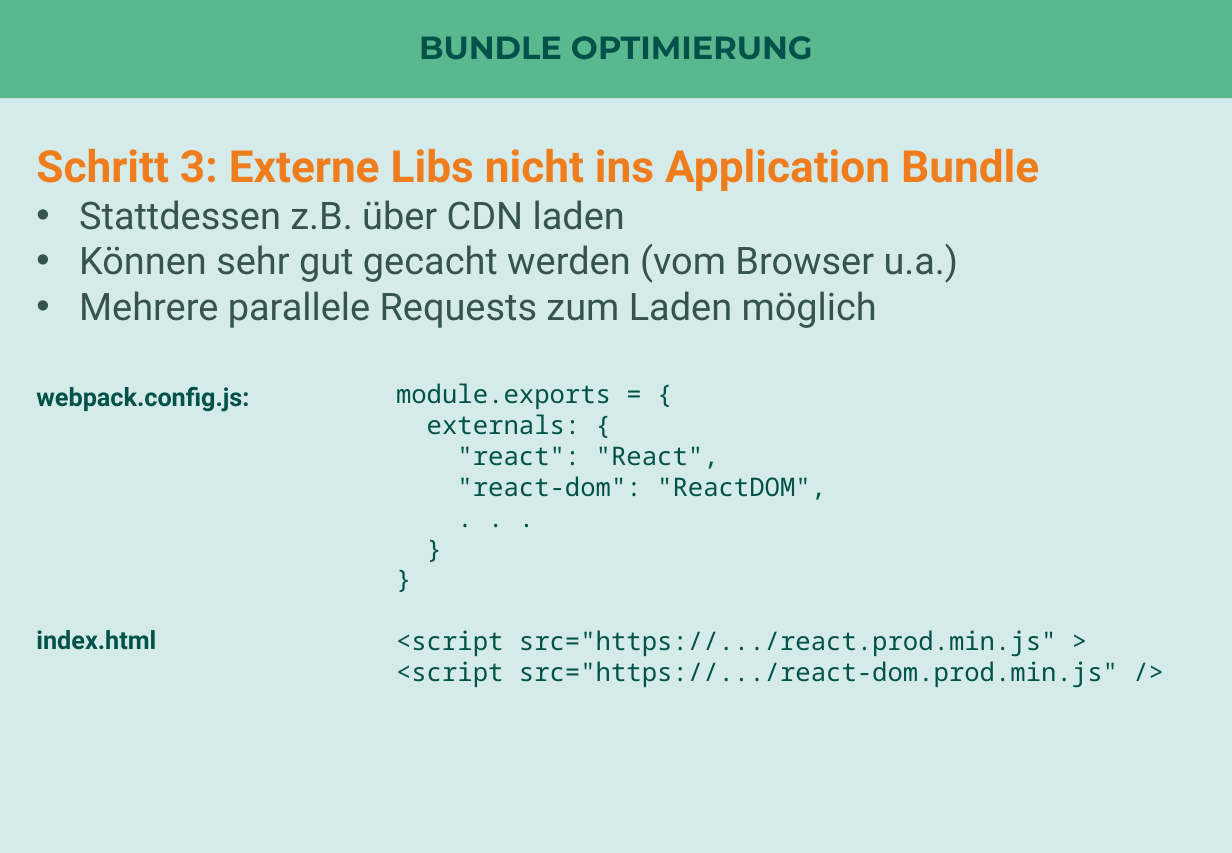
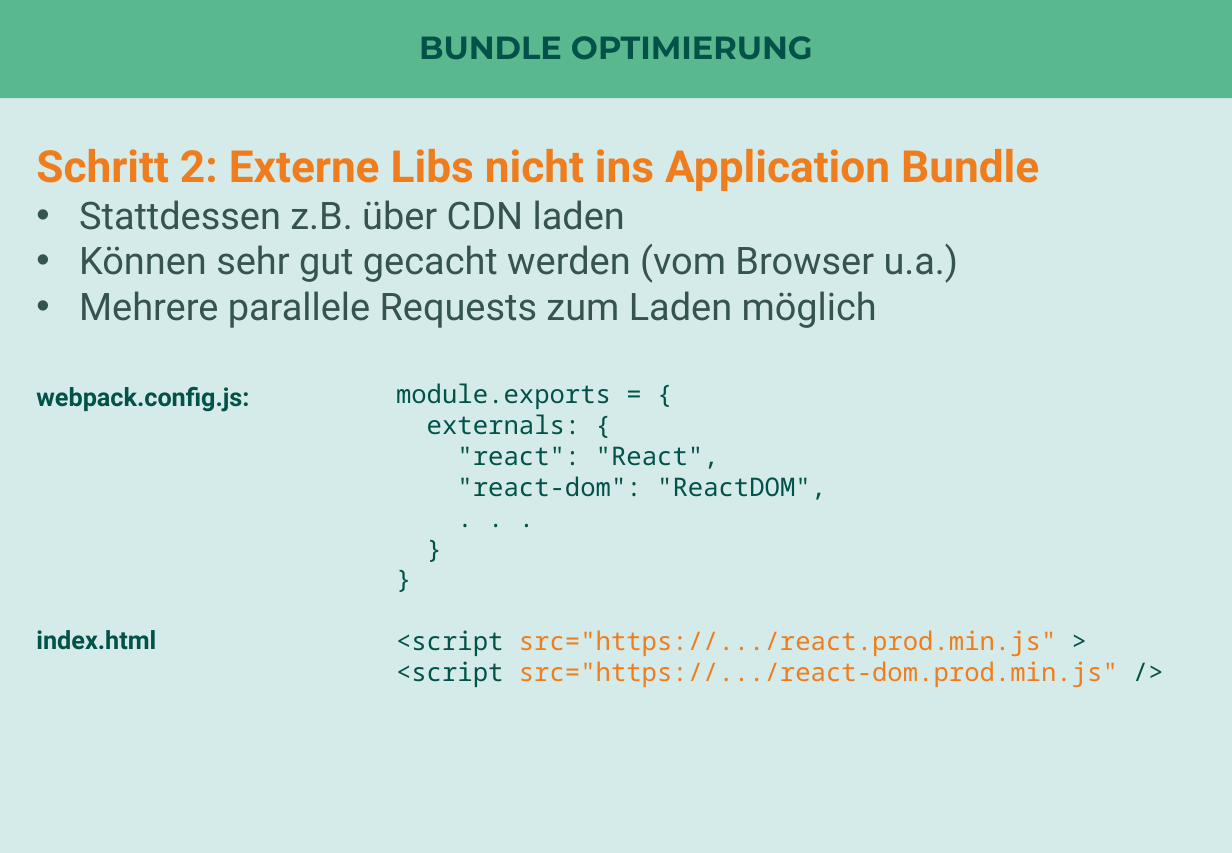
Before and after one commit to nilshartmann/react-talk, a slide deck: slide 44 of react-in-enterprise-anwendungen.pptx (slide 45 before the commit). Drawn at 1232x853 pixels with LibreOffice and Linux fonts; fonts in the diff are those of the drawing. Boxes give left, top, right and bottom in pixels: in the first picture for what was removed or moved away, otherwise in the second. Text is boxed around its words. In the diff, an @@ line names an element or a change of style, - is before the commit and + after.

```diff
--- a/react-in-enterprise-anwendungen.pptx
+++ b/react-in-enterprise-anwendungen.pptx
@@ text at [36,149,1039,191]: text changed @@
-Schritt 3: Externe Libs nicht ins Application Bundle
+Schritt 2: Externe Libs nicht ins Application Bundle
@@ text at [396,630,1118,688]: text colour #025249 to #EF7D1D in "src="https://.../react.prod.min.js"", "src="https://.../react-dom.prod.min.js"" @@
```
Also in this commit, not shown: 9 other slides changed, 5 slides added, 8 slides removed, 1 other file.
